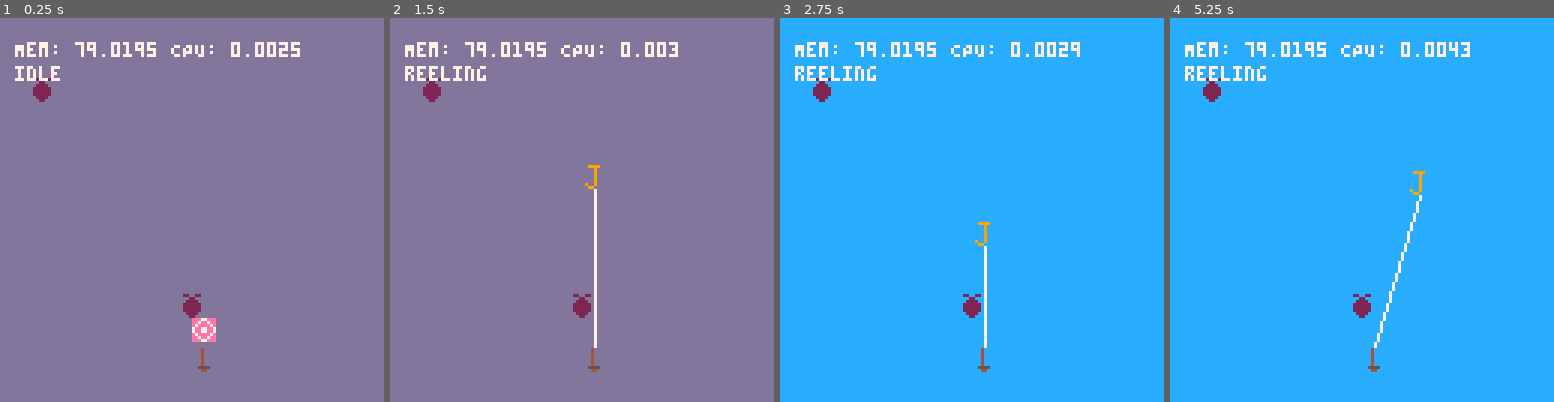
Above: before the commit, frames 1-4 (left to right).
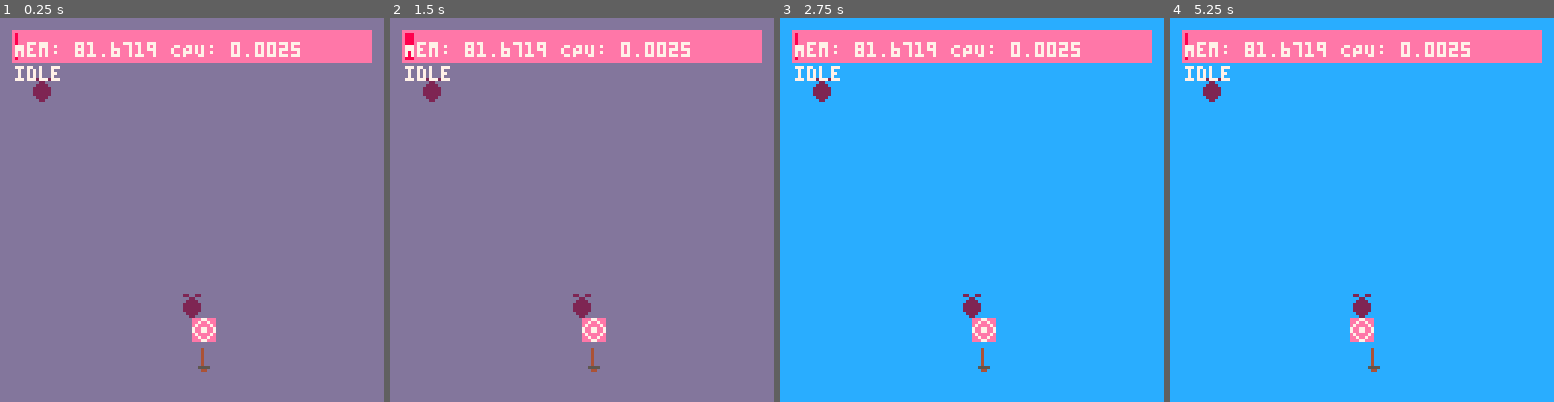
Above: after the commit, the same moments.

Repository: millwardesque/picofish
Game: PICO-8 cartridge fish.p8
The game is run twice, just before and just after one commit, with the same random seed, the same clock (stepped at 60 frames per second) and the same inputs.
Inputs:
- Up to frame 1 (0.25 s): no input
- Up to frame 2 (1.5 s): tap O (Z key) at 0.33, 0.7, 1.43 s; tap X (X key) at 1.07 s
- Up to frame 3 (2.75 s): hold Left 1.97-2.37 s; tap X (X key) at 2.07, 2.4, 2.73 s; tap O (Z key) at 2.22 s; hold Down from 2.42 s (still down)
- Up to frame 4 (5.25 s): release Down at 2.82 s; hold Right 2.87-3.53 s; tap X (X key) every 0.33 s from 3.07 to 5.07 s; tap O (Z key) at 3.1, 3.98, 4.87 s; hold Up 3.58-4.08 s; hold Right 4.13-4.53 s; hold Down 4.58-5.08 s; hold Left from 5.13 s (still down)

The runs differ from the first frame. In frame 1, 7.1% of the frame differs, in the area x 3-97%, y 3-12%; in frame 2, 8.2%; in frame 3, 8.0%; in frame 4, 8.2%, in the area x 3-97%, y 3-86%.

Commit message:
Added cast power meter and user control over cast distance.

Diff:
--- a/fish.p8
+++ b/fish.p8
@@ -497,6 +497,24 @@
 
 return lure
 end
+package._c["ui"]=function()
+local ui = {
+    render_power_bar = function(current, max)
+        w = 120
+        h = 10
+        x0 = (128 - w) / 2
+        y = 4
+        x1 = 127 - ((128 - w) / 2)
+        pct = (x1 - 1 - x0 - 1) * (current / max)
+        current_x0 = x0 + 1
+        current_x1 = x0 + 1 + pct
+
+        rectfill(x0, y, x1, y + h, 14)
+        rectfill(current_x0, y + 1, current_x1, y + h - 1, 8)
+    end
+}
+return ui
+end
 function require(p)
 local l=package.loaded
 if (l[p]==nil) l[p]=package._c[p]()
@@ -511,6 +529,7 @@
 
 fish = require('fish')
 rod = require('rod')
+ui = require('ui')
 
 map = 1
 water = {13, 12, 1}
@@ -520,6 +539,8 @@
 scene = nil
 state = "ingame"
 p1_rod = nil
+current_power = 0
+max_power = 100
 
 function _init()
     log.debug = true
@@ -553,6 +574,7 @@
             if (not p1_rod.can_cast) then
                 if not btn(4) then
                     p1_rod.can_cast = true
+                    current_power = 0
                 end
             else
                 if btnp(0) then
@@ -564,9 +586,13 @@
                 p1_rod.cast_angle = mid(0.55, p1_rod.cast_angle, 0.95)
 
                 -- @TODO Control cast distance
-                -- @TODO Show cast distance meter
-                if btnp(4) then
-                    p1_rod.cast(p1_rod, 50)
+                if btn(4) then
+                    current_power = mid(0, current_power + 1, 100)
+
+                else
+                    if current_power > 0 then
+                        p1_rod.cast(p1_rod, current_power)
+                    end
                 end
             end
         elseif p1_rod.state == 'reeling' then
@@ -613,6 +639,7 @@
 
     background = nil
     renderer.render(cam, scene, background)
+    ui.render_power_bar(current_power, max_power)
 
     log.render()
 end
--- a/game.lua
+++ b/game.lua
@@ -6,6 +6,7 @@
 
 fish = require('fish')
 rod = require('rod')
+ui = require('ui')
 
 map = 1
 water = {13, 12, 1}
@@ -15,6 +16,8 @@
 scene = nil
 state = "ingame"
 p1_rod = nil
+current_power = 0
+max_power = 100
 
 function _init()
     log.debug = true
@@ -48,6 +51,7 @@
             if (not p1_rod.can_cast) then
                 if not btn(4) then
                     p1_rod.can_cast = true
+                    current_power = 0
                 end
             else
                 if btnp(0) then
@@ -58,10 +62,13 @@
                 end
                 p1_rod.cast_angle = mid(0.55, p1_rod.cast_angle, 0.95)
 
-                -- @TODO Control cast distance
-                -- @TODO Show cast distance meter
-                if btnp(4) then
-                    p1_rod.cast(p1_rod, 50)
+                if btn(4) then
+                    current_power = mid(0, current_power + 1, 100)
+
+                else
+                    if current_power > 0 then
+                        p1_rod.cast(p1_rod, current_power)
+                    end
                 end
             end
         elseif p1_rod.state == 'reeling' then
@@ -108,6 +115,7 @@
 
     background = nil
     renderer.render(cam, scene, background)
+    ui.render_power_bar(current_power, max_power)
 
     log.render()
 end
--- /dev/null
+++ b/lib/ui.lua
@@ -0,0 +1,16 @@
+local ui = {
+    render_power_bar = function(current, max)
+        w = 120
+        h = 10
+        x0 = (128 - w) / 2
+        y = 4
+        x1 = 127 - ((128 - w) / 2)
+        pct = (x1 - 1 - x0 - 1) * (current / max)
+        current_x0 = x0 + 1
+        current_x1 = x0 + 1 + pct
+
+        rectfill(x0, y, x1, y + h, 14)
+        rectfill(current_x0, y + 1, current_x1, y + h - 1, 8)
+    end
+}
+return ui
